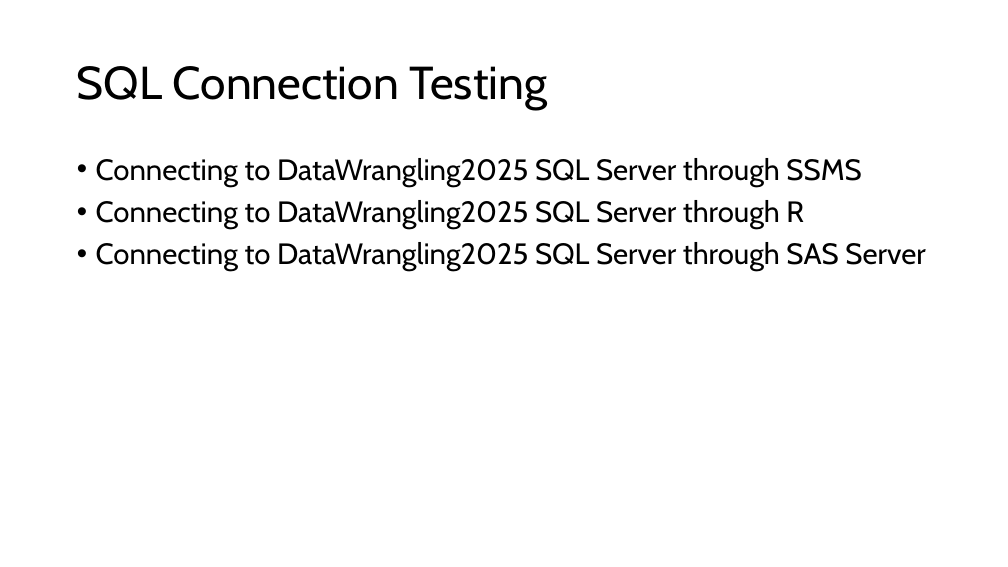
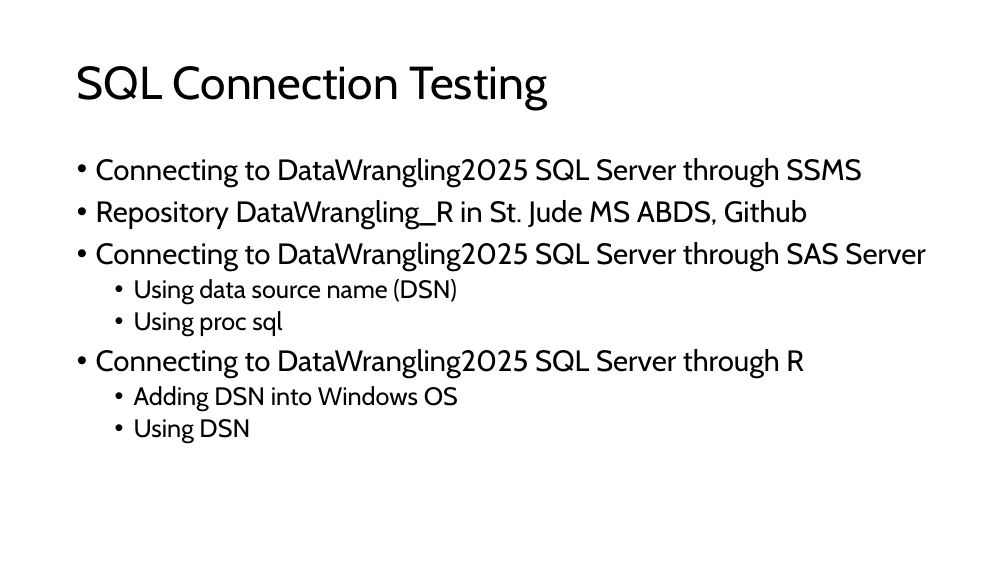
Before and after one commit to St-Jude-MS-ABDS/DataWrangling_R, a slide deck: slide 2 of testing/test_sql.pptx. Drawn at 1008x567 pixels with LibreOffice and Linux fonts; fonts in the diff are those of the drawing. Boxes give left, top, right and bottom in pixels: in the first picture for what was removed or moved away, otherwise in the second. Text is boxed around its words. In the diff, an @@ line names an element or a change of style, - is before the commit and + after.

Commit message:
SQL testing: update slides - add DSN method for SAS and R

```diff
--- a/testing/test_sql.pptx
+++ b/testing/test_sql.pptx
@@ text at (96, 200, 925, 336): paragraphs added @@
+• Repository DataWrangling_R in St. Jude MS ABDS, Github
+• Connecting to DataWrangling2025 SQL Server through SAS Server
+  • Using data source name (DSN)
+  • Using proc sql
@@ text at (134, 386, 458, 443): text changed; size 28 to 24 pt @@
-• Connecting to DataWrangling2025 SQL Server through SAS Server
+  • Adding DSN into Windows OS
+  • Using DSN
```
Also in this commit, not shown: 6 other slides changed, 8 slides added.
